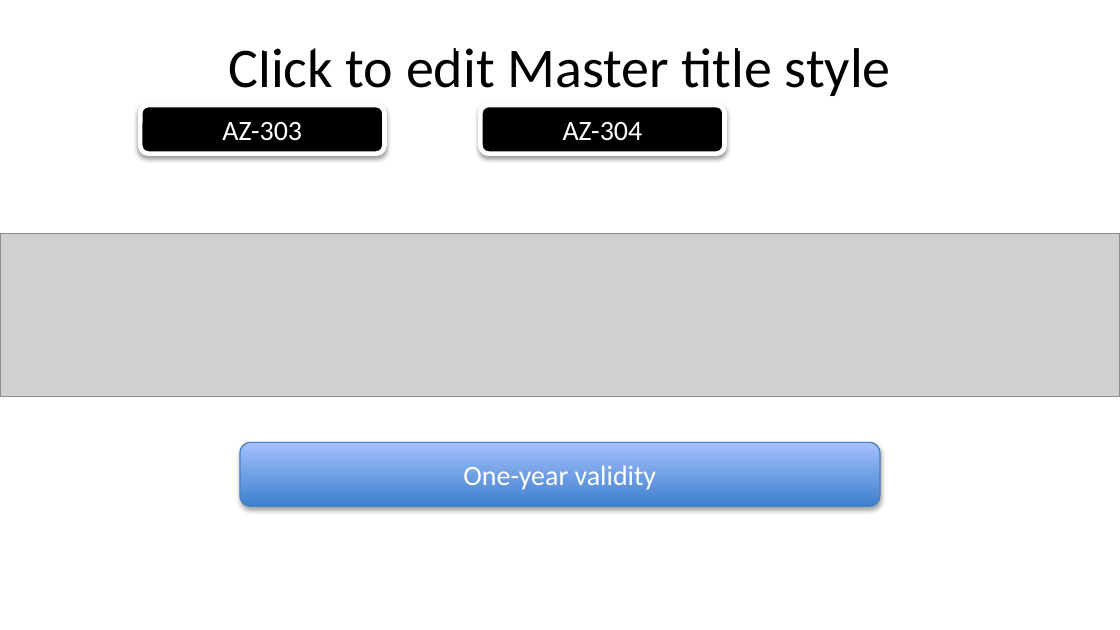
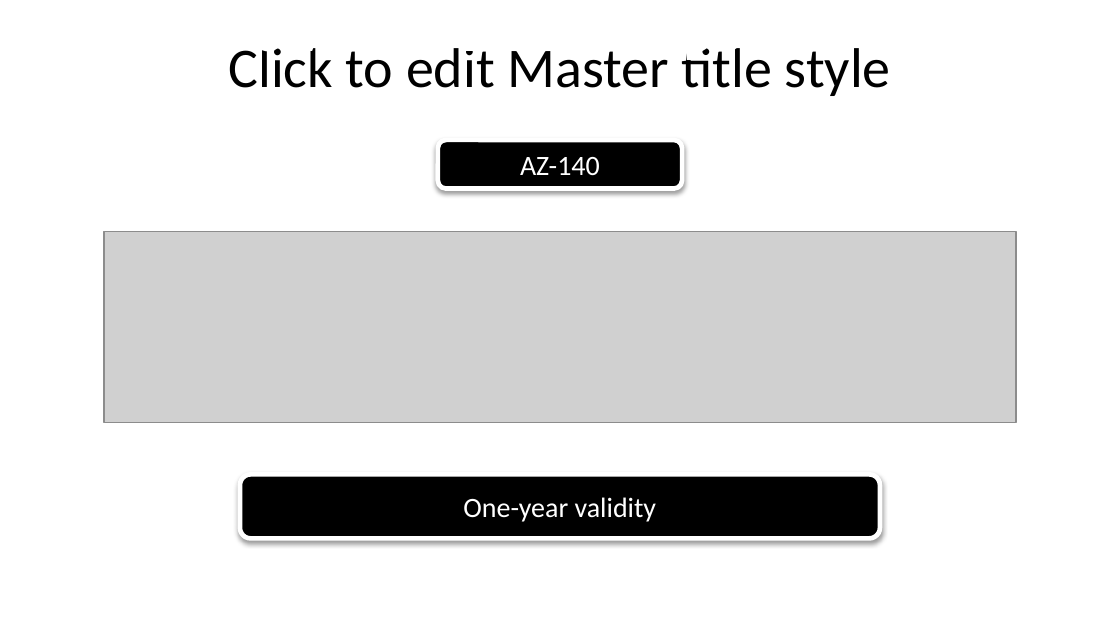
Before and after one commit to timothywarner/az140, a slide deck: slide 15 of warner-az-140-slides.pptx. Drawn at 1120x630 pixels with LibreOffice and Linux fonts; fonts in the diff are those of the drawing; grey boxes stand for pictures; background and template pictures are left out. Boxes give left, top, right and bottom in pixels: in the first picture for what was removed or moved away, otherwise in the second. Text is boxed around its words. In the diff, an @@ line names an element or a change of style, - is before the commit and + after.

```diff
--- a/warner-az-140-slides.pptx
+++ b/warner-az-140-slides.pptx
@@ title at [151, 48, 861, 65]: text changed @@
-Azure Solutions Architect Expert
+Azure Virtual Desktop Specialty
@@ rounded rectangle removed at [480, 105, 725, 153] @@
-AZ-304
@@ rounded rectangle "AZ-140": place and size @@
-rounded rectangle "AZ-140" at [140, 105, 384, 153]
+rounded rectangle "AZ-140" at [438, 140, 682, 188]
@@ text in rounded rectangle at [520, 157, 600, 176]: text changed @@
-AZ-303
+AZ-140
@@ picture: place and size @@
-picture at [0, 234, 1120, 396]
+picture at [104, 232, 1016, 423]
@@ rounded rectangle "One-year validity": place and size @@
-rounded rectangle "One-year validity" at [240, 442, 879, 506]
+rounded rectangle "One-year validity" at [240, 475, 879, 539]
@@ rounded rectangle "One-year validity" at [240, 475, 879, 539]: fill gradient #3F80CE to #A4C4FF to #000000; outline #4B7EBC 0.75 pt to #FFFFFF 3 pt; shadow changed @@
```
Also in this commit, not shown: 4 other slides changed, 1 other file.
